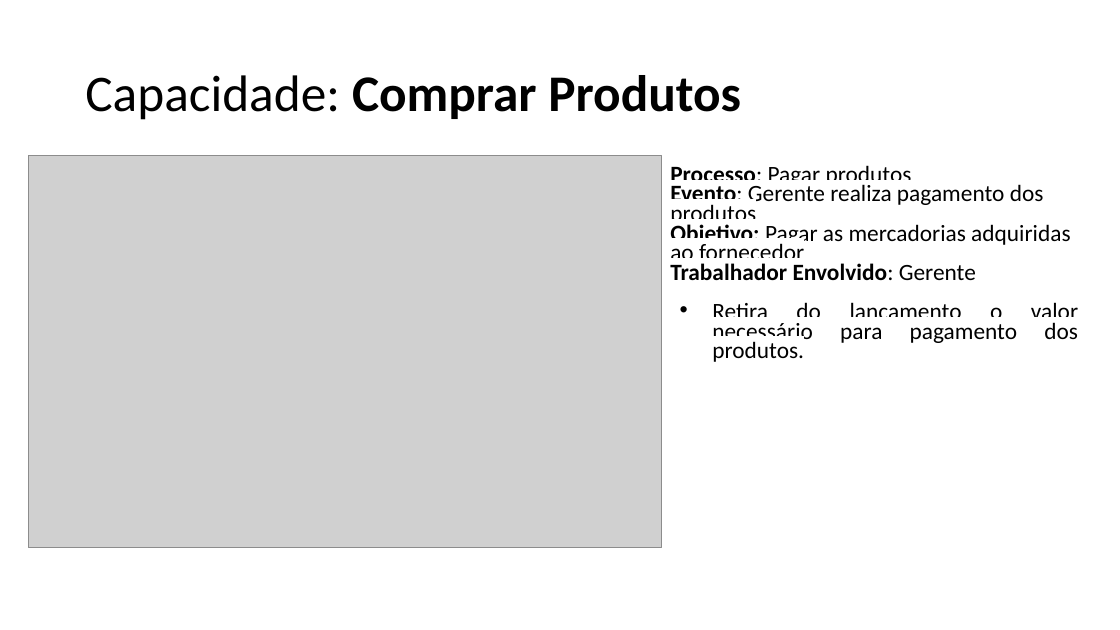
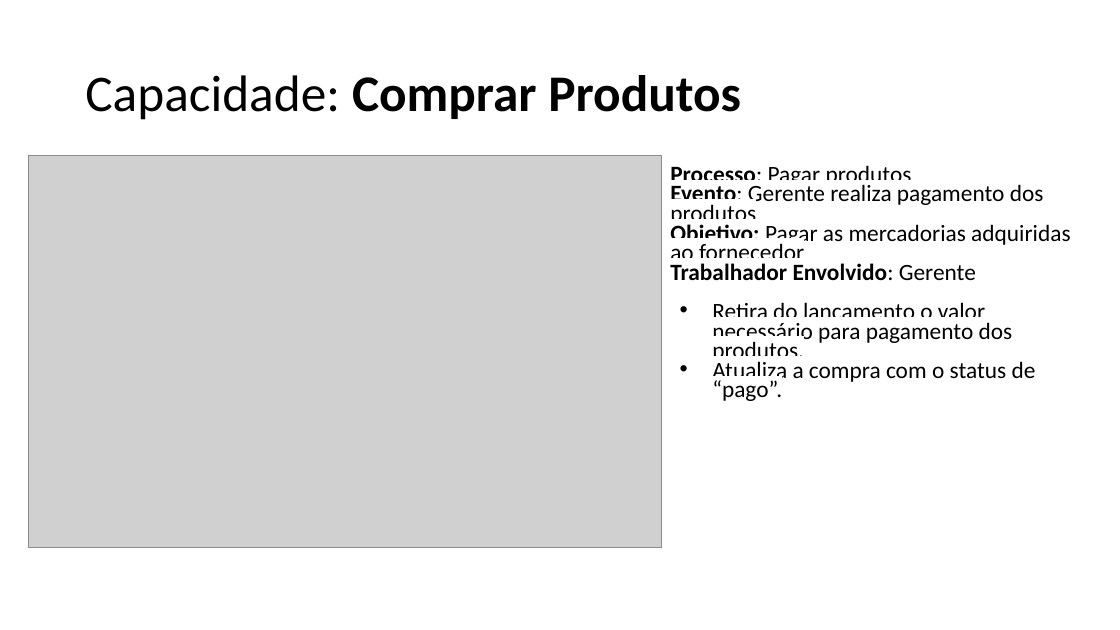
Before and after one commit to emersonsoaresdasilva/projeto-ope, a slide deck: slide 18 of 18-Descrição dos Processos de Negócio.pptx (slide 17 before the commit). Drawn at 1120x630 pixels with LibreOffice and Linux fonts; fonts in the diff are those of the drawing; grey boxes stand for pictures. Boxes give left, top, right and bottom in pixels: in the first picture for what was removed or moved away, otherwise in the second. Text is boxed around its words. In the diff, an @@ line names an element or a change of style, - is before the commit and + after.

```diff
--- a/18-Descrição dos Processos de Negócio.pptx
+++ b/18-Descrição dos Processos de Negócio.pptx
@@ text at (712, 302, 1013, 364): alignment justified to left @@
@@ text at (712, 361, 1036, 401): paragraph added @@
+• Atualiza a compra com o status de “pago”.
```
Also in this commit, not shown: 21 other slides changed, 1 slide added, 15 other files.
